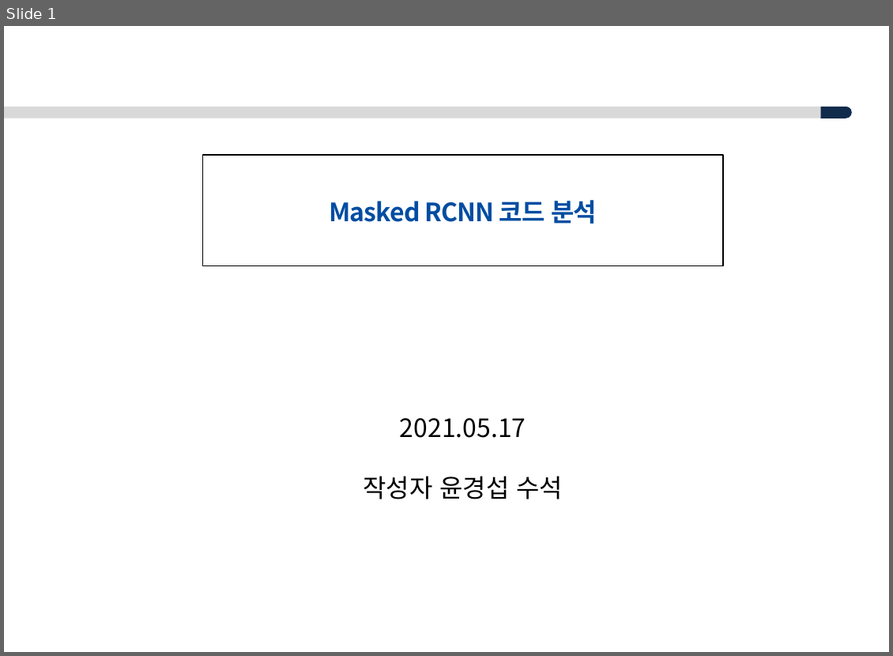
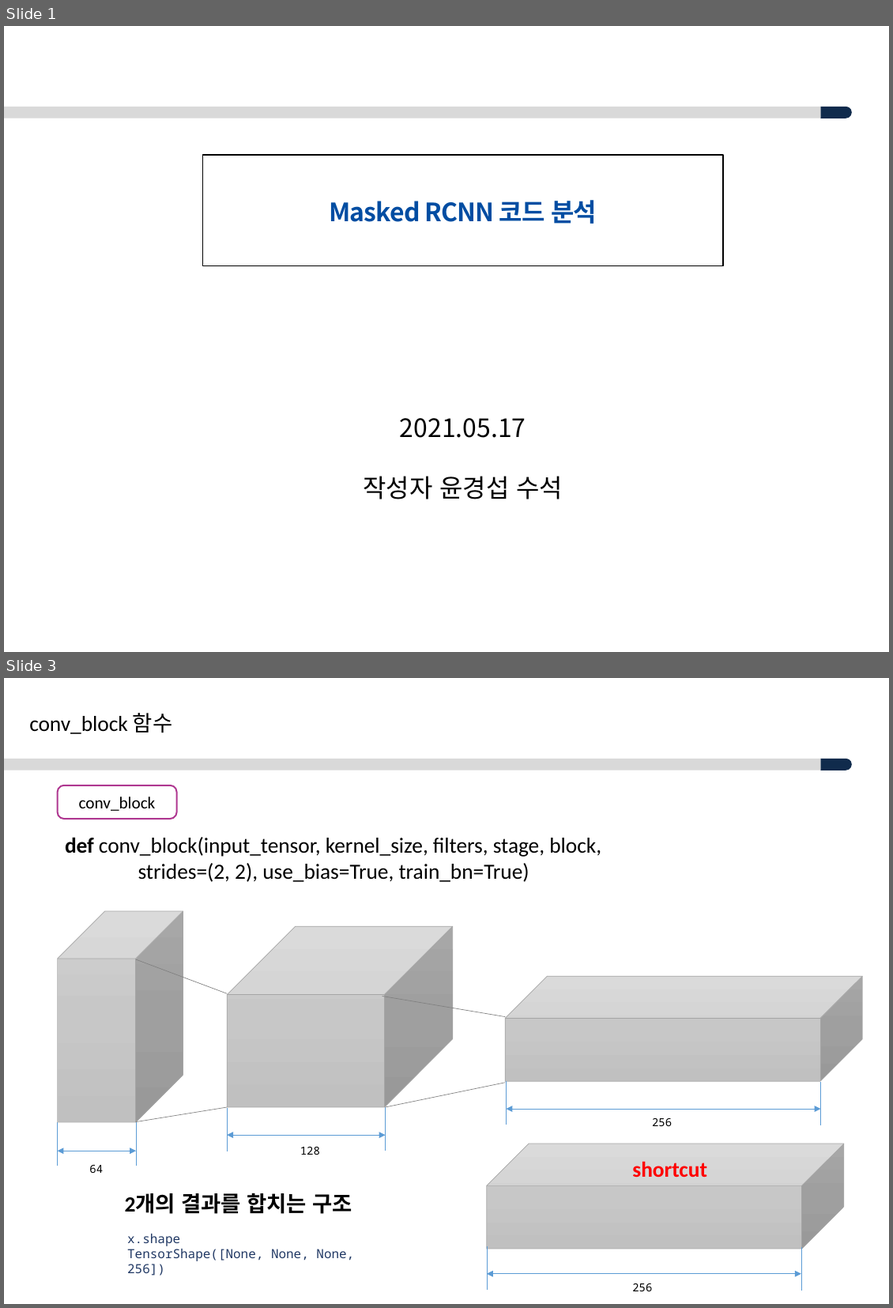
Before and after one commit to ksyoon70/Mask-RCNN-TF2, a slide deck: Masked-RCNN_분석_V1.0.pptx. Shown one above the other, each under a label of ours: slide 1 before the commit, slides 1 and 3 after it; the slides between them are not shown. The pictures are 893x656 and 893x1308 pixels, drawn with LibreOffice and Linux fonts; fonts in the diff are those of the drawing; background and template pictures are left out. Boxes give left, top, right and bottom in pixels: in the first picture for what was removed or moved away, otherwise in the second. Text is boxed around its words. In the diff, an @@ line names an element or a change of style, - is before the commit and + after.

```diff
--- a/Masked-RCNN_분석_V1.0.pptx
+++ b/Masked-RCNN_분석_V1.0.pptx
@@ slide 3 added at bbox=[4, 678, 889, 1304], background #FFFFFF; not listed: 2 template elements that a slide beside it also shows @@
@@ text added at bbox=[29, 713, 172, 734], 20.5 pt, text #000000 @@
+conv_block 함수
@@ rounded rectangle added at bbox=[58, 785, 177, 819], fill #FFFFFF, outline #AF3790 1.5 pt, 16 pt, text #000000 @@
+conv_block
@@ text added at bbox=[65, 837, 601, 882], 20.5 pt, text #000000 @@
+def conv_block(input_tensor, kernel_size, filters, stage, block,
+strides=(2, 2), use_bias=True, train_bn=True)
@@ cube added at bbox=[58, 911, 183, 1122], fill gradient #D2D2D2 to #C8C8C8 to #C0C0C0, outline #A5A5A5 0.5 pt @@
@@ cube added at bbox=[228, 926, 453, 1107], fill gradient #D2D2D2 to #C8C8C8 to #C0C0C0, outline #A5A5A5 0.5 pt @@
@@ line added from (136, 959) to (228, 994), #808080 0.5 pt @@
@@ cube added at bbox=[505, 976, 862, 1082], fill gradient #D2D2D2 to #C8C8C8 to #C0C0C0, outline #A5A5A5 0.5 pt @@
@@ line added from (382, 996) to (505, 1016), #808080 0.5 pt @@
@@ line added from (70, 1064) to (70, 1108), #5B9BD5 0.5 pt @@
@@ line added from (386, 1107) to (505, 1082), #808080 0.5 pt @@
@@ line added from (506, 1082) to (506, 1124), #5B9BD5 0.5 pt @@
@@ line added from (821, 1082) to (821, 1125), #5B9BD5 0.5 pt @@
@@ line added from (58, 1122) to (58, 1165), #5B9BD5 0.5 pt @@
@@ line added from (136, 1122) to (136, 1165), #5B9BD5 0.5 pt @@
@@ line added from (136, 1121) to (228, 1107), #808080 0.5 pt @@
@@ line added from (228, 1108) to (228, 1151), #5B9BD5 0.5 pt @@
@@ line added from (386, 1107) to (386, 1150), #5B9BD5 0.5 pt @@
@@ double arrow added from (506, 1109) to (821, 1109), #5B9BD5 0.5 pt @@
@@ text added at bbox=[652, 1118, 672, 1126], 10.5 pt, text #000000 @@
+256
@@ double arrow added from (58, 1150) to (136, 1150), #5B9BD5 0.5 pt @@
@@ double arrow added from (228, 1135) to (386, 1135), #5B9BD5 0.5 pt @@
@@ text added at bbox=[300, 1146, 320, 1154], 10.5 pt, text #000000 @@
+128
@@ cube added at bbox=[487, 1143, 844, 1248], fill gradient #D2D2D2 to #C8C8C8 to #C0C0C0, outline #A5A5A5 0.5 pt @@
@@ text added at bbox=[89, 1165, 103, 1173], 10.5 pt, text #000000 @@
+64
@@ text added at bbox=[632, 1161, 707, 1176], 20.5 pt, text #FF0000, bold @@
+shortcut
@@ text added at bbox=[125, 1192, 352, 1214], 20.5 pt, text #000000, bold @@
+2개의 결과를 합치는 구조
@@ text added at bbox=[127, 1233, 354, 1275], 12 pt, text #203864 @@
+x.shape
+TensorShape([None, None, None, 256])
@@ line added from (487, 1246) to (487, 1289), #5B9BD5 0.5 pt @@
@@ line added from (801, 1247) to (801, 1290), #5B9BD5 0.5 pt @@
@@ double arrow added from (487, 1274) to (801, 1274), #5B9BD5 0.5 pt @@
@@ text added at bbox=[632, 1283, 652, 1291], 10.5 pt, text #000000 @@
+256
```
Also in this commit, not shown: 1 slide changed, 2 other slides added, 2 other files.
